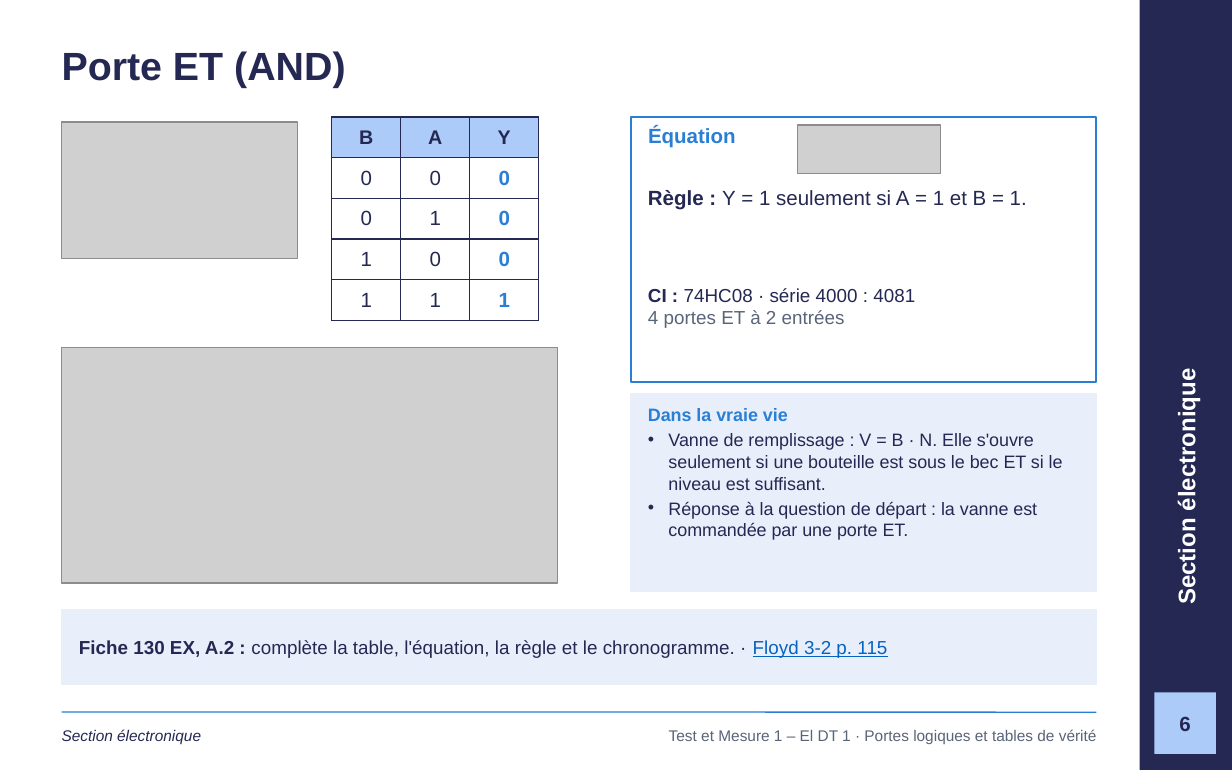
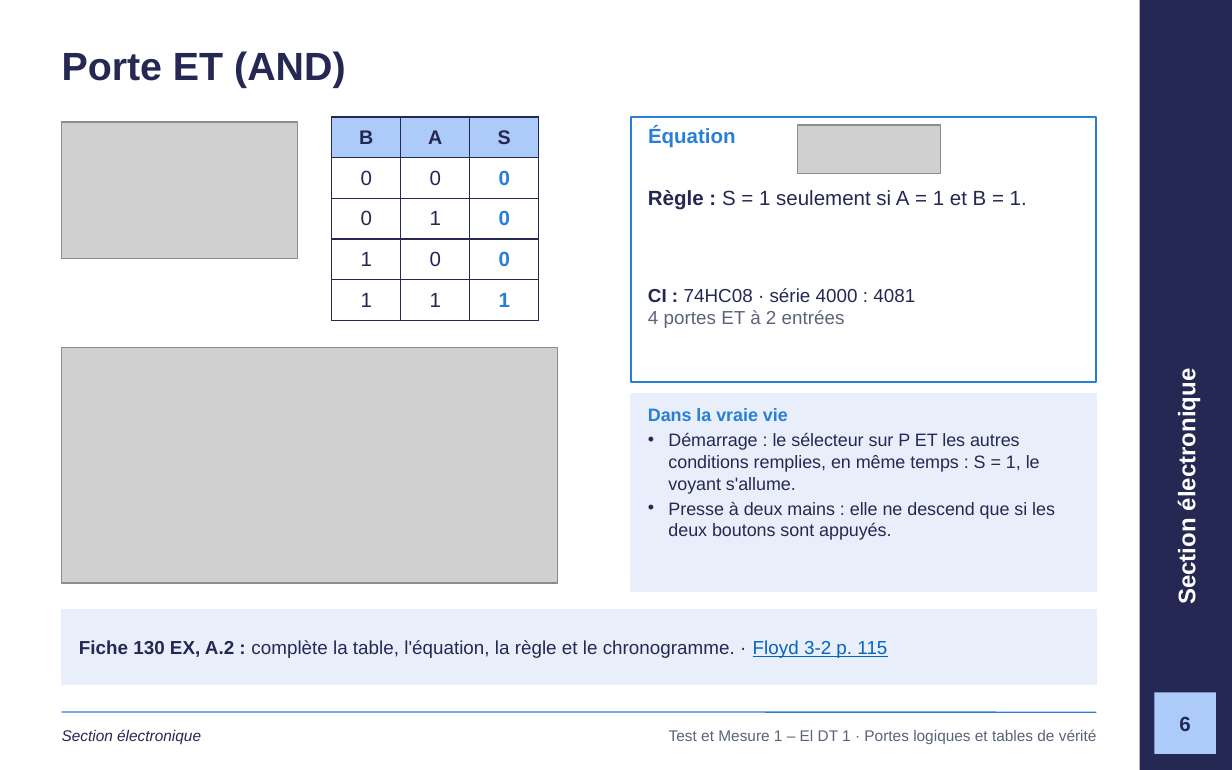
Before and after one commit to GlemoineETML/cours-etml, a slide deck: slide 6 of reference/tm1/semaine-1/120 Portes logiques et tables de vérité.pptx. Drawn at 1232x770 pixels with LibreOffice and Linux fonts; fonts in the diff are those of the drawing; grey boxes stand for pictures; background and template pictures are left out. Boxes give left, top, right and bottom in pixels: in the first picture for what was removed or moved away, otherwise in the second. Text is boxed around its words. In the diff, an @@ line names an element or a change of style, - is before the commit and + after.

```diff
--- a/reference/tm1/semaine-1/120 Portes logiques et tables de vérité.pptx
+++ b/reference/tm1/semaine-1/120 Portes logiques et tables de vérité.pptx
@@ table at (331, 117, 538, 311) @@
-row 1, column 3: Y
+row 1, column 3: S
@@ text at (648, 190, 1027, 210): text changed @@
-Règle : Y = 1 seulement si A = 1 et B = 1.
+Règle : S = 1 seulement si A = 1 et B = 1.
@@ text at (668, 433, 1055, 540): text changed @@
-• Vanne de remplissage : V = B · N. Elle s'ouvre seulement si une bouteille est sous le bec ET si le niveau est suffisant.
-• Réponse à la question de départ : la vanne est commandée par une porte ET.
+• Démarrage : le sélecteur sur P ET les autres conditions remplies, en même temps : S = 1, le voyant s'allume.
+• Presse à deux mains : elle ne descend que si les deux boutons sont appuyés.
```
Also in this commit, not shown: 16 other slides changed, 1 slide added, 24 other files.
